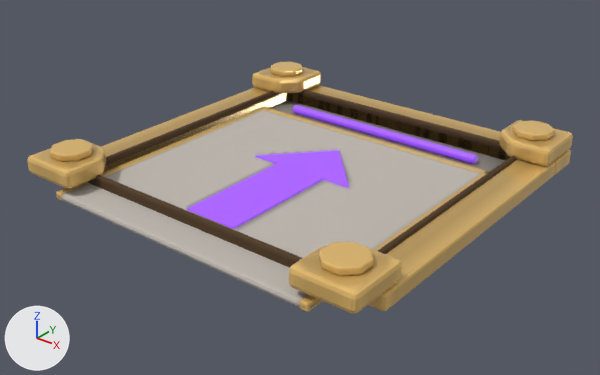
Renders of the glTF model assets/models/board_spring_2.glb from each side of a commit.
Rendered twice from a camera (50 mm lens) standing at (1.209, -1.548, 0.919) and looking at (0.004, -0.041, -0.015). The lights are fixed; the arrows at lower left show +X, +Y and +Z. The picture after the commit comes second. Where no turn or scale is listed for an object, it has been applied to the vertices. Vertices at exactly the same position are counted once.

The first picture shows 'Arrow', 'Bolt0', 'Bolt2', 'Bolt3', 'BoltT2', 'Glow', 'Gold0', 'Gold2', 'Gold3', 'GoldLine0', 'GoldLine1', 'Plate', 'PlateEdgeH', 'PlateEdgeL', 'PlateEdgeR' and 7 more.
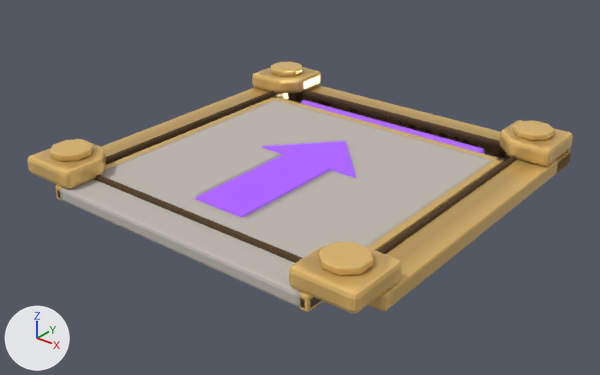
Changed parts and their boxes [x1, y1, x2, y2] in the pictures (600 x 375 px; the box of a moved part takes in the faces that stretch with it):
'Plate', reshaped, moved
    before: [58, 110, 482, 308]
    after: [57, 99, 493, 308]
'Arrow', moved
    before: [187, 150, 349, 229]
    after: [196, 141, 356, 217]
'Glow', reshaped (8% shorter)
    before: [293, 105, 478, 164]
    after: [301, 100, 484, 154]
'PlateEdgeH', reshaped, moved
    before: [261, 107, 486, 173]
    after: [274, 96, 503, 163]
'PlateEdgeR', reshaped, moved (8% wider, 9% taller)
    before: [300, 171, 489, 312]
    after: [300, 158, 504, 312]
'PlateEdgeL', reshaped, moved (7% wider, 13% taller)
    before: [56, 107, 265, 200]
    after: [55, 96, 278, 201]
'Axle', added (mostly hidden)
    after: [287, 98, 507, 161]
part 2 of me_gold3, moved or reshaped
    before: [104, 93, 287, 172]
    after: [101, 87, 288, 157]
'Bed', unchanged, covered by the edit
    before: [270, 101, 505, 172]

Patch to the scene script:
```diff
--- a/assets/models/board_spring_2.glb.py
+++ b/assets/models/board_spring_2.glb.py
@@ mat_board_recess @@
+mat_board_recess = bpy.data.materials.new('board_recess')
+# nodes: BsdfPrincipled, Mix, OutputMaterial, VertexColor
+# colours: black #131b21, mixed with the vertex colours
@@ me_glow @@
-me_glow.from_pydata(...)  # 294 vertices, 584 faces; spans x -0.31..0.31, y 0.312..0.338, z 0.009..0.034
+me_glow.from_pydata(...)  # 336 vertices, 668 faces; spans x -0.31..0.31, y 0.351..0.374, z 0.016..0.04
+# me_glow part 1: 294 vertices removed from x -0.31..0.31, y 0.312..0.338, z 0.009..0.034; 336 vertices added at x -0.31..0.31, y 0.351..0.374, z 0.016..0.04
 me_glow.materials.append(mat_board_accent)
@@ me_gold3 @@
-me_gold3.from_pydata(...)  # 502 vertices, 1000 faces; spans x -0.5..-0.4, y -0.4..0.4, z 0.0..0.045
+me_gold3.from_pydata(...)  # 502 vertices, 1000 faces; spans x -0.5..-0.4, y -0.4..0.5, z 0.0..0.045
+# me_gold3 part 2: the whole mesh is multiplied about its middle by the matrix ((1.0, 0.0, 0.0), (0.0, 1.127, 0.0), (0.0, 0.0, 1.0)), then moved by (0.0, 0.05, 0.0)
 me_gold3.materials.append(mat_board_gold)
@@ me_arrow @@
-me_arrow.from_pydata(...)  # 296 vertices, 588 faces; spans x -0.154..0.154, y -0.633..-0.135, z 0.015..0.032
+me_arrow.from_pydata(...)  # 296 vertices, 588 faces; spans x -0.154..0.154, y -0.663..-0.164, z 0.032..0.049
+# me_arrow part 3: the whole mesh is moved by (0.0, -0.029, 0.017)
 me_arrow.materials.append(mat_board_accent)
@@ me_plate @@
-me_plate.from_pydata(...)  # 2722 vertices, 5440 faces; spans x -0.39..0.39, y -0.767..0.0, z 0.009..0.027
+me_plate.from_pydata(...)  # 2722 vertices, 5440 faces; spans x -0.39..0.39, y -0.825..0.0, z 0.008..0.044
+# me_plate part 4: 2722 of 2722 vertices moved; they spanned x -0.39..0.39, y -0.767..0.0, z 0.009..0.027 and now span x -0.39..0.39, y -0.825..0.0, z 0.008..0.044; mean shift (0.0, -0.029, 0.008)
 me_plate.materials.append(mat_board_plate)
@@ me_plateedgeh @@
-me_plateedgeh.from_pydata(...)  # 428 vertices, 852 faces; spans x -0.39..0.39, y -0.022..0.0, z 0.009..0.029
+me_plateedgeh.from_pydata(...)  # 428 vertices, 852 faces; spans x -0.39..0.39, y -0.022..0.0, z 0.008..0.046
+# me_plateedgeh part 5: all 214 vertices in x -0.39..0.39, y -0.022..0.0, z 0.025..0.029 are moved by (0.0, 0.0, 0.017)
+# other edits to the shape of me_plateedgeh do not show in these pictures
 me_plateedgeh.materials.append(mat_board_gold)
@@ me_plateedgel @@
-me_plateedgel.from_pydata(...)  # 428 vertices, 852 faces; spans x -0.39..-0.368, y -0.767..0.0, z 0.009..0.029
+me_plateedgel.from_pydata(...)  # 428 vertices, 852 faces; spans x -0.39..-0.368, y -0.825..0.0, z 0.008..0.046
+# me_plateedgel part 6: 428 of 428 vertices moved; they spanned x -0.39..-0.368, y -0.767..0.0, z 0.009..0.029 and now span x -0.39..-0.368, y -0.825..0.0, z 0.008..0.046; mean shift (0.0, -0.029, 0.008)
 me_plateedgel.materials.append(mat_board_gold)
@@ me_plateedger @@
-me_plateedger.from_pydata(...)  # 428 vertices, 852 faces; spans x 0.368..0.39, y -0.767..0.0, z 0.009..0.029
+me_plateedger.from_pydata(...)  # 428 vertices, 852 faces; spans x 0.368..0.39, y -0.825..0.0, z 0.008..0.046
+# me_plateedger part 7: 428 of 428 vertices moved; they spanned x 0.368..0.39, y -0.767..0.0, z 0.009..0.029 and now span x 0.368..0.39, y -0.825..0.0, z 0.008..0.046; mean shift (0.0, -0.029, 0.008)
 me_plateedger.materials.append(mat_board_gold)
@@ ob_arrow @@
 ob_arrow = bpy.data.objects.new('Arrow', me_arrow)
-ob_arrow.location = (0.0, 0.267, 0.0)
+ob_arrow.location = (0.0, 0.325, 0.0)
@@ ob_plate @@
 ob_plate = bpy.data.objects.new('Plate', me_plate)
-ob_plate.location = (0.0, 0.267, 0.0)
+ob_plate.location = (0.0, 0.325, 0.0)
@@ ob_plateedgeh @@
 ob_plateedgeh = bpy.data.objects.new('PlateEdgeH', me_plateedgeh)
-ob_plateedgeh.location = (0.0, 0.267, 0.0)
+ob_plateedgeh.location = (0.0, 0.325, 0.0)
@@ ob_plateedgel @@
 ob_plateedgel = bpy.data.objects.new('PlateEdgeL', me_plateedgel)
-ob_plateedgel.location = (0.0, 0.267, 0.0)
+ob_plateedgel.location = (0.0, 0.325, 0.0)
@@ ob_plateedger @@
 ob_plateedger = bpy.data.objects.new('PlateEdgeR', me_plateedger)
-ob_plateedger.location = (0.0, 0.267, 0.0)
+ob_plateedger.location = (0.0, 0.325, 0.0)
@@ ob_axle @@
+ob_axle = bpy.data.objects.new('Axle', me_axle)  # 502 vertices, 1000 faces; spans x -0.4..0.4, y 0.325..0.4, z 0.008..0.016
+ob_axle.location = (0.0, 0.0, 0.0)
```
